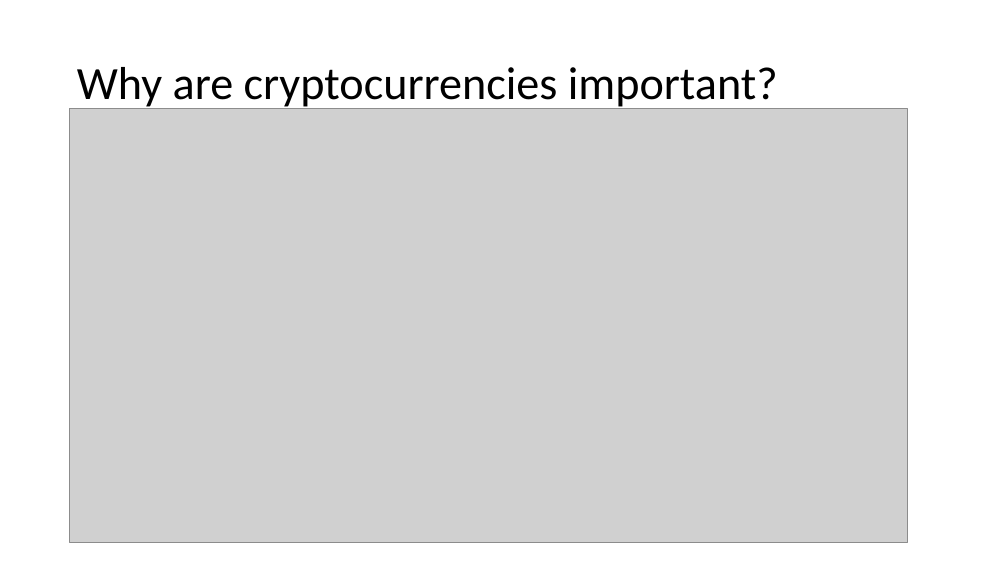
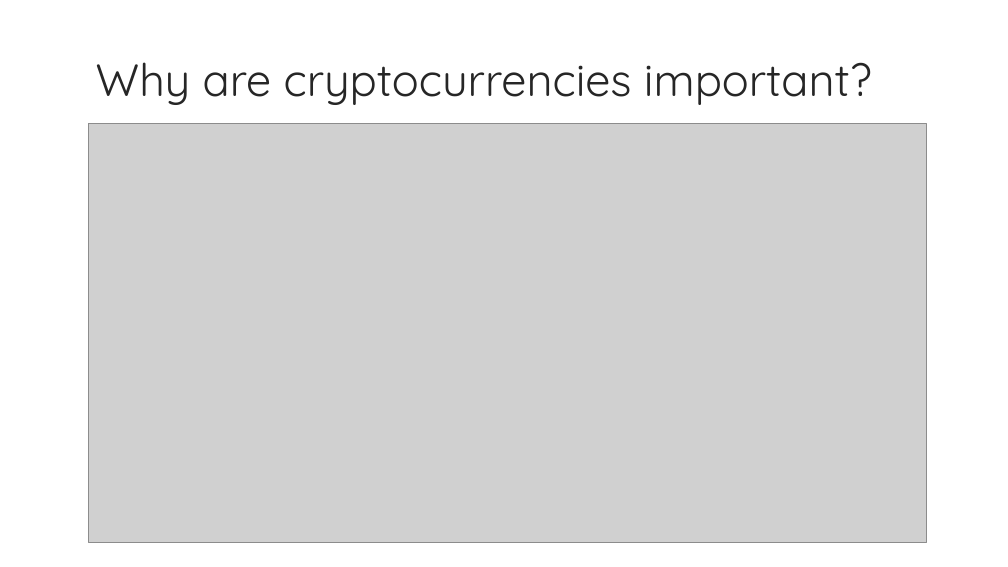
Before and after one commit to kevzha/CryptoAnalysis, a slide deck: slide 3 of Crypto Presentation.ppt. Drawn at 1008x567 pixels with LibreOffice and Linux fonts; fonts in the diff are those of the drawing; grey boxes stand for pictures; background and template pictures are left out. Boxes give left, top, right and bottom in pixels: in the first picture for what was removed or moved away, otherwise in the second. Text is boxed around its words. In the diff, an @@ line names an element or a change of style, - is before the commit and + after.

Commit message:
ppt formatting

```diff
--- a/Crypto Presentation.ppt
+++ b/Crypto Presentation.ppt
@@ title "Why are cryptocurrencies important?" moved from (x1=77, y1=67, x2=778, y2=111) to (x1=96, y1=62, x2=872, y2=105) @@
@@ title "Why are cryptocurrencies important?" at (x1=96, y1=62, x2=872, y2=105): size 44 to 43 pt, font Calibri to Quicksand, text colour #000000 to #262626 @@
@@ picture resized from (x1=70, y1=108, x2=907, y2=542) to (x1=88, y1=124, x2=926, y2=543) @@
```
Also in this commit, not shown: 10 other slides changed.
